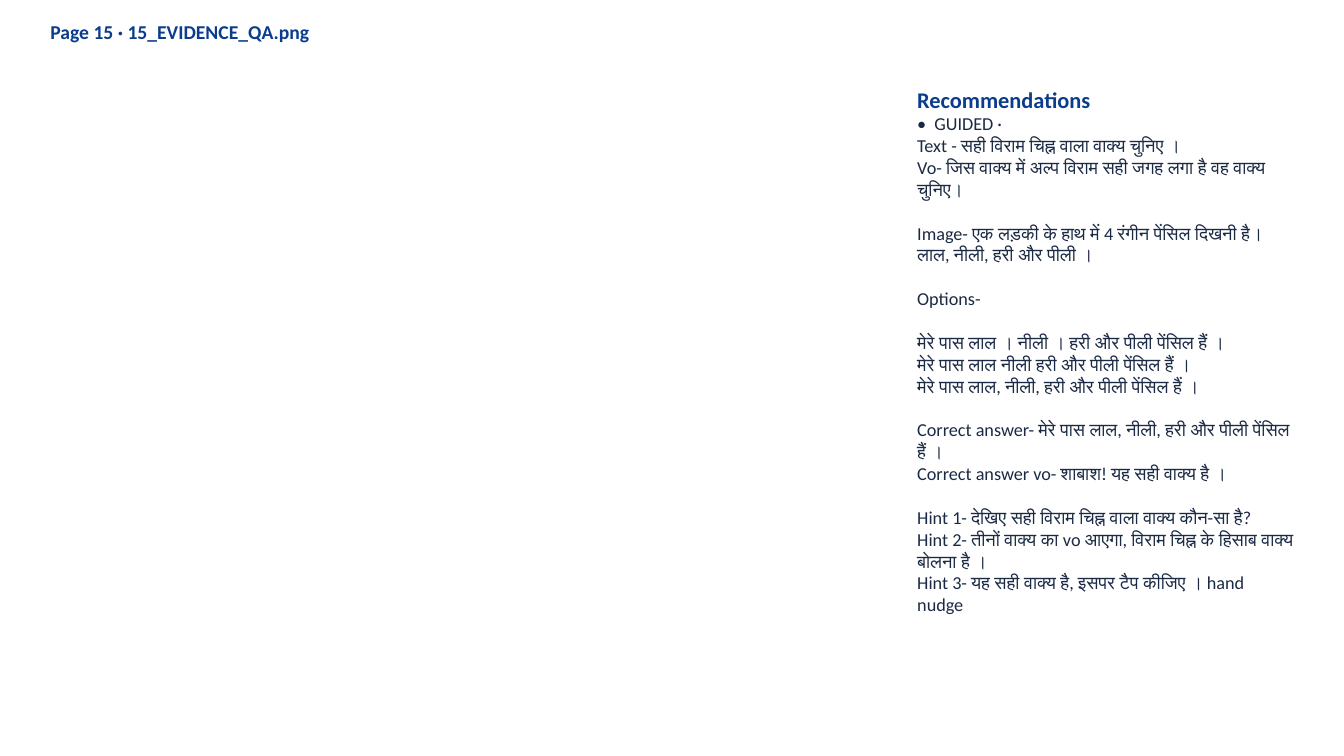
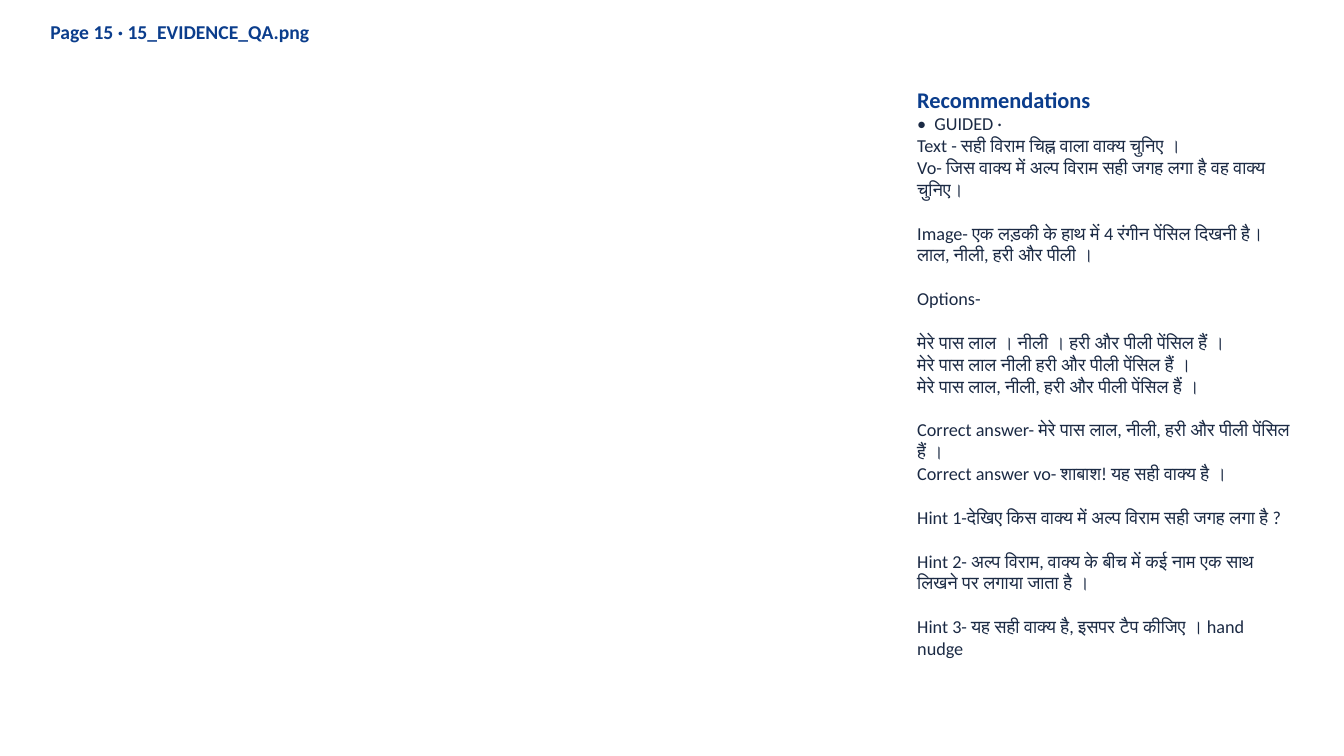
Before and after one commit to 25606mohnish2020-commits/HI02H12_L01_S01, a slide deck: slide 18 of HI02H12_L01_S01_dist-20261019T060950Z-1-001/HI02H12_L01_S01_dist/HI02H12_L01_S01_review.pptx (slide 17 before the commit). Drawn at 1344x756 pixels with LibreOffice and Linux fonts; fonts in the diff are those of the drawing. Boxes give left, top, right and bottom in pixels: in the first picture for what was removed or moved away, otherwise in the second. Text is boxed around its words. In the diff, an @@ line names an element or a change of style, - is before the commit and + after.

```diff
--- a/HI02H12_L01_S01_dist-20261019T060950Z-1-001/HI02H12_L01_S01_dist/HI02H12_L01_S01_review.pptx
+++ b/HI02H12_L01_S01_dist-20261019T060950Z-1-001/HI02H12_L01_S01_dist/HI02H12_L01_S01_review.pptx
@@ text at (917, 509, 1268, 590): text changed @@
-Hint 1- देखिए सही विराम चिह्न वाला वाक्य कौन-सा है?
-Hint 2- तीनों वाक्य का vo आएगा, विराम चिह्न के हिसाब वाक्य बोलना है ।
+Hint 1-देखिए किस वाक्य में अल्प विराम सही जगह लगा है ?
+Hint 2- अल्प विराम, वाक्य के बीच में कई नाम एक साथ लिखने पर लगाया जाता है ।
```
Also in this commit, not shown: 14 other slides changed, 2 slides added, 1 slide removed, 1 other file.
